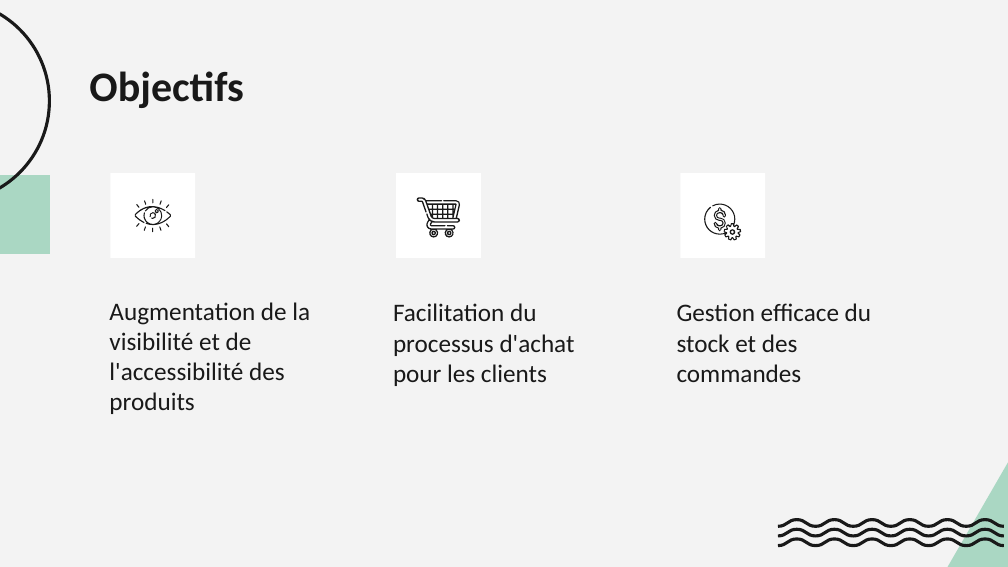
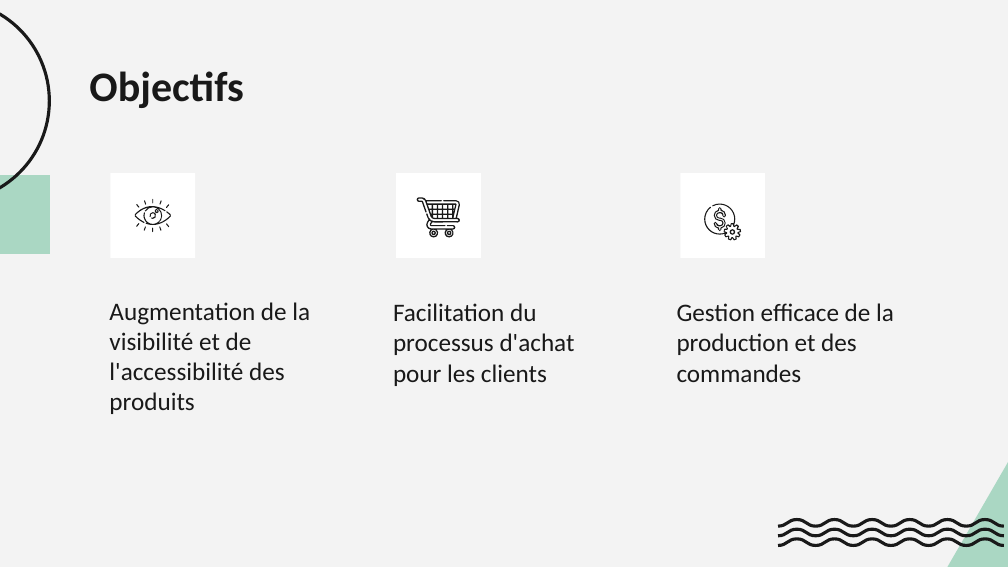
Before and after one commit to KiadyManohisoa/Dry_Fruits-project, a slide deck: slide 6 of documents/slides-mini-soutenances.pptx. Drawn at 1008x567 pixels with LibreOffice and Linux fonts; fonts in the diff are those of the drawing. Boxes give left, top, right and bottom in pixels: in the first picture for what was removed or moved away, otherwise in the second. Text is boxed around its words. In the diff, an @@ line names an element or a change of style, - is before the commit and + after.

```diff
--- a/documents/slides-mini-soutenances.pptx
+++ b/documents/slides-mini-soutenances.pptx
@@ outline redrawn in 4 elements at (x1=134, y1=206, x2=171, y2=225), (x1=416, y1=198, x2=461, y2=238), (x1=714, y1=207, x2=726, y2=231), (x1=705, y1=204, x2=742, y2=241) @@
@@ subtitle at (x1=677, y1=303, x2=894, y2=382): text changed @@
-Gestion efficace du stock et des commandes
+Gestion efficace de la production et des commandes
```
Also in this commit, not shown: 15 other slides changed, 2 slides removed, 12 other files.
